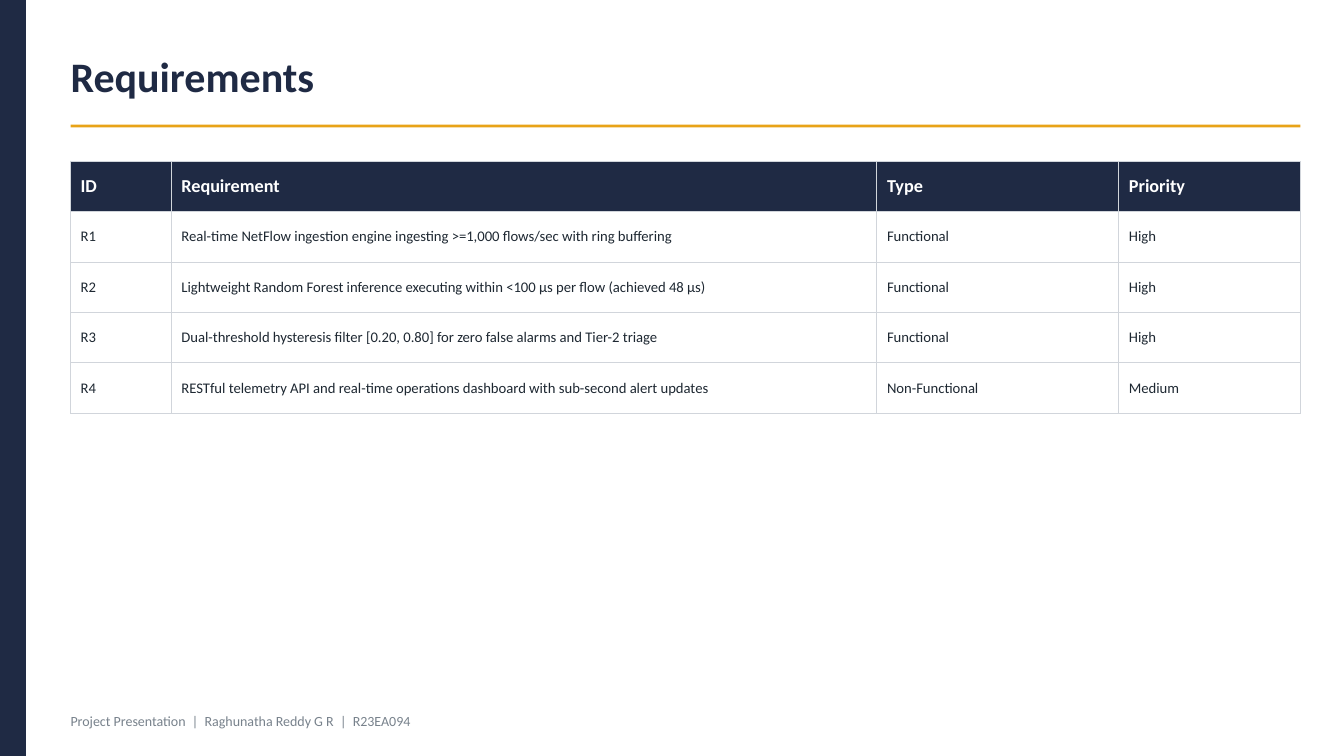
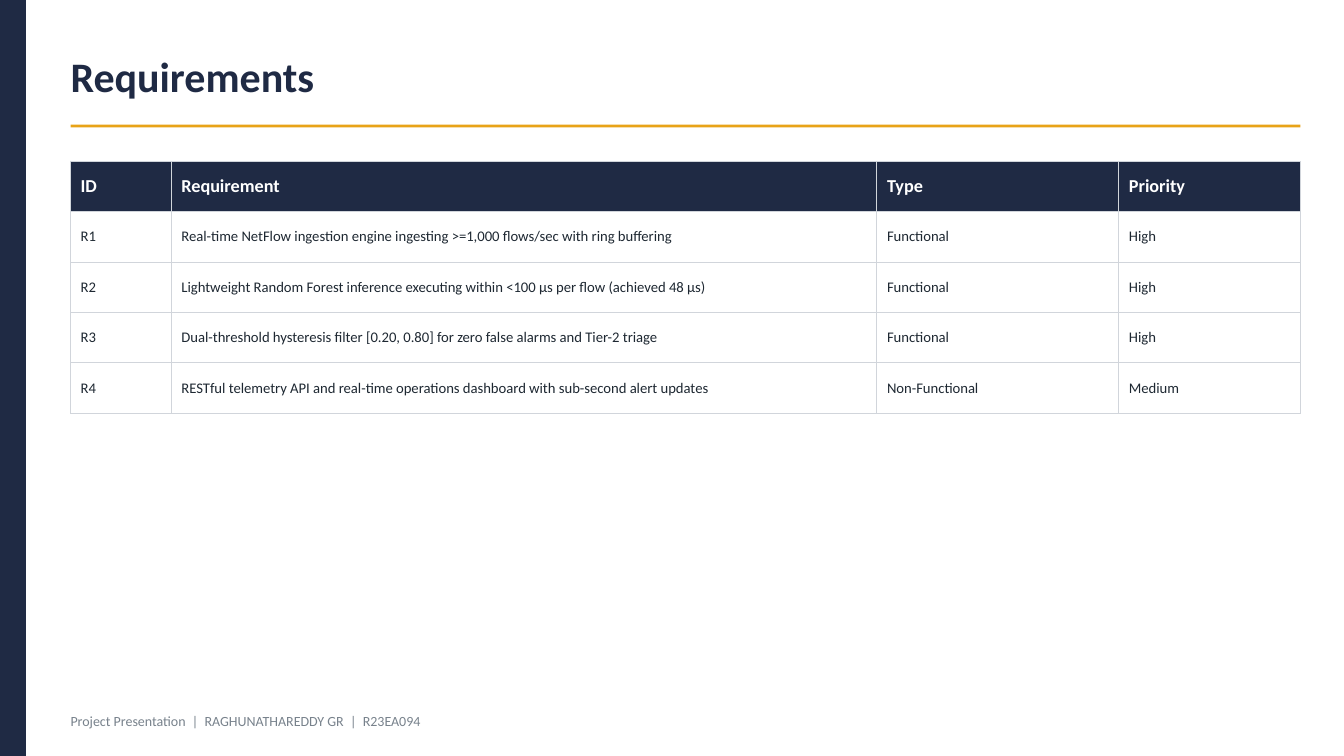
Before and after one commit to Raghunath2604/RIO_PROJECT-SMART_CITY-, a slide deck: slide 4 of docs/Project_Presentation_R23EA094.pptx. Drawn at 1344x756 pixels with LibreOffice and Linux fonts; fonts in the diff are those of the drawing. Boxes give left, top, right and bottom in pixels: in the first picture for what was removed or moved away, otherwise in the second. Text is boxed around its words. In the diff, an @@ line names an element or a change of style, - is before the commit and + after.

Commit message:
docs: update candidate details to RAGHUNATHAREDDY GR, 7TH SEM, B.Tech CSE (AIML)

```diff
--- a/docs/Project_Presentation_R23EA094.pptx
+++ b/docs/Project_Presentation_R23EA094.pptx
@@ text at [71,716,421,729]: text changed @@
-Project Presentation | Raghunatha Reddy G R | R23EA094
+Project Presentation | RAGHUNATHAREDDY GR | R23EA094
```
Also in this commit, not shown: 11 other slides changed, 11 other files.
